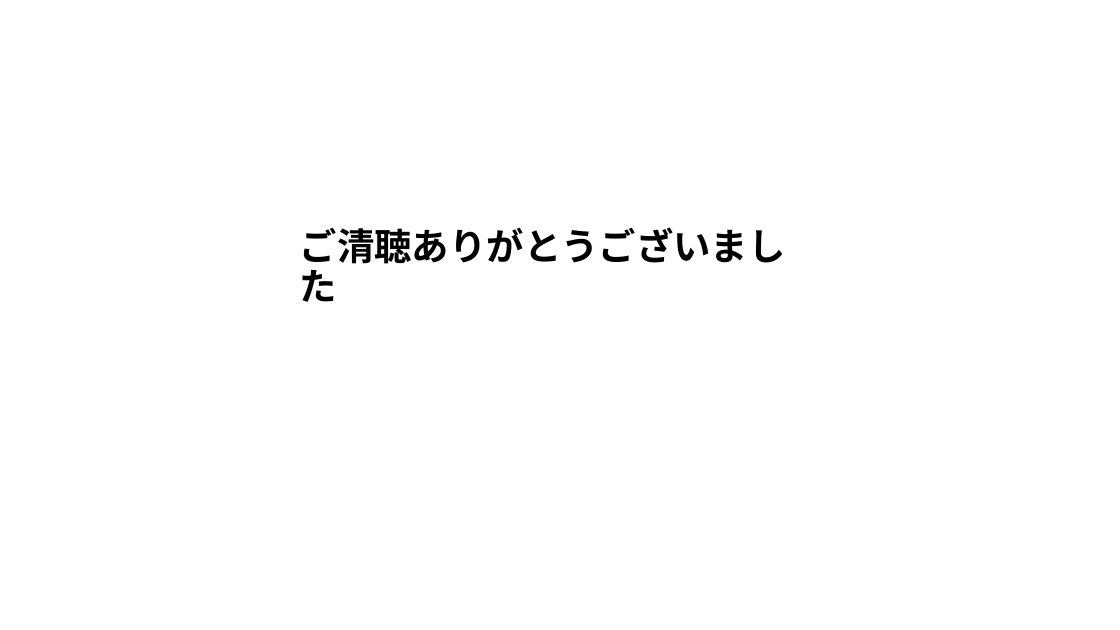
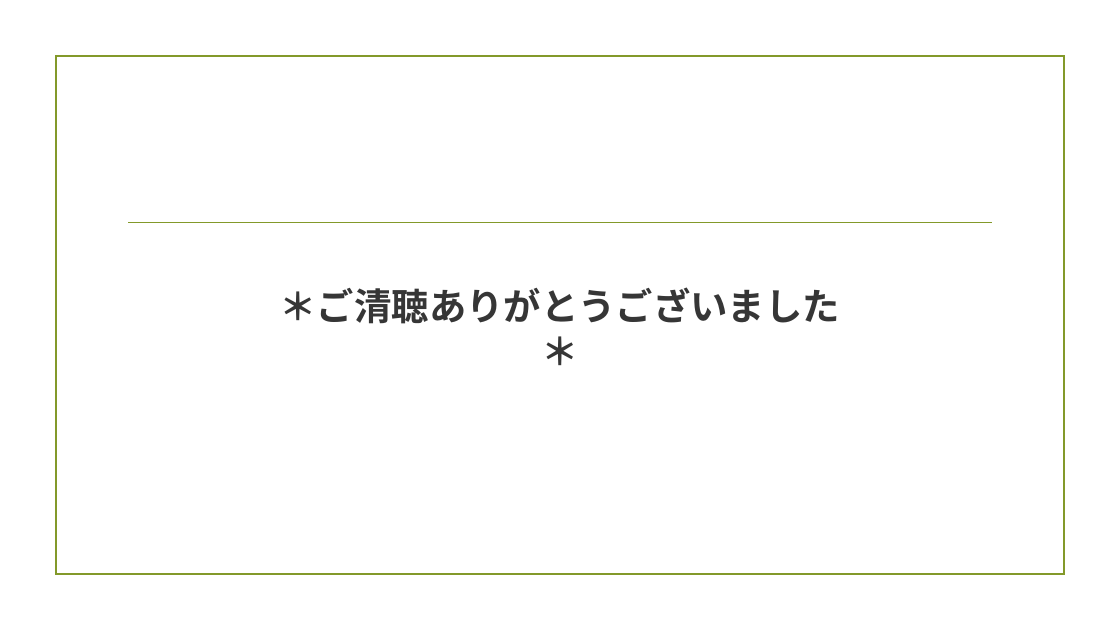
Before and after one commit to plusdojo2025/A5, a slide deck: slide 8 of documents/発表準備/6月成果発表会.pptx. Drawn at 1120x630 pixels with LibreOffice and Linux fonts; fonts in the diff are those of the drawing; background and template pictures are left out. Boxes give left, top, right and bottom in pixels: in the first picture for what was removed or moved away, otherwise in the second. Text is boxed around its words. In the diff, an @@ line names an element or a change of style, - is before the commit and + after.

```diff
--- a/documents/発表準備/6月成果発表会.pptx
+++ b/documents/発表準備/6月成果発表会.pptx
@@ rectangle added at [55,56,1064,575], outline #83992A 1.25 pt @@
@@ line added from (129, 223) to (992, 223), #83992A 1.25 pt @@
@@ title at [280,287,840,324]: text changed; text colour #000000 to #363636 @@
-ご清聴ありがとうございました
+＊ご清聴ありがとうございました＊
```
Also in this commit, not shown: 6 other slides changed, 1 slide added, 1 slide removed, 4 other files.
